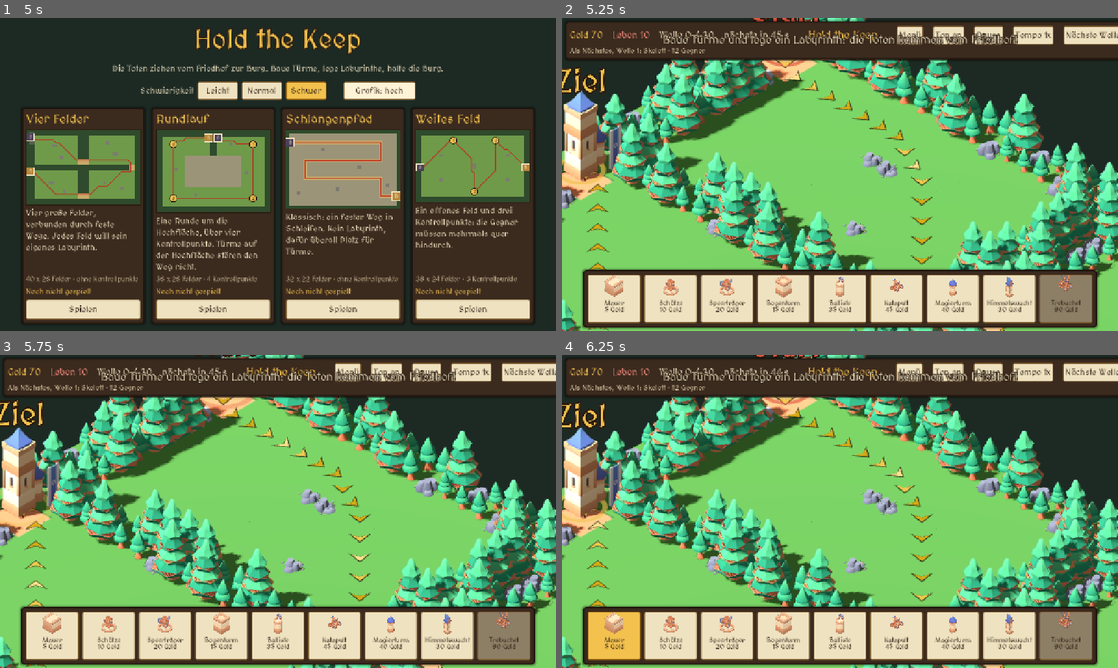
Above: before the commit, frames 1-4 (two rows, left to right).
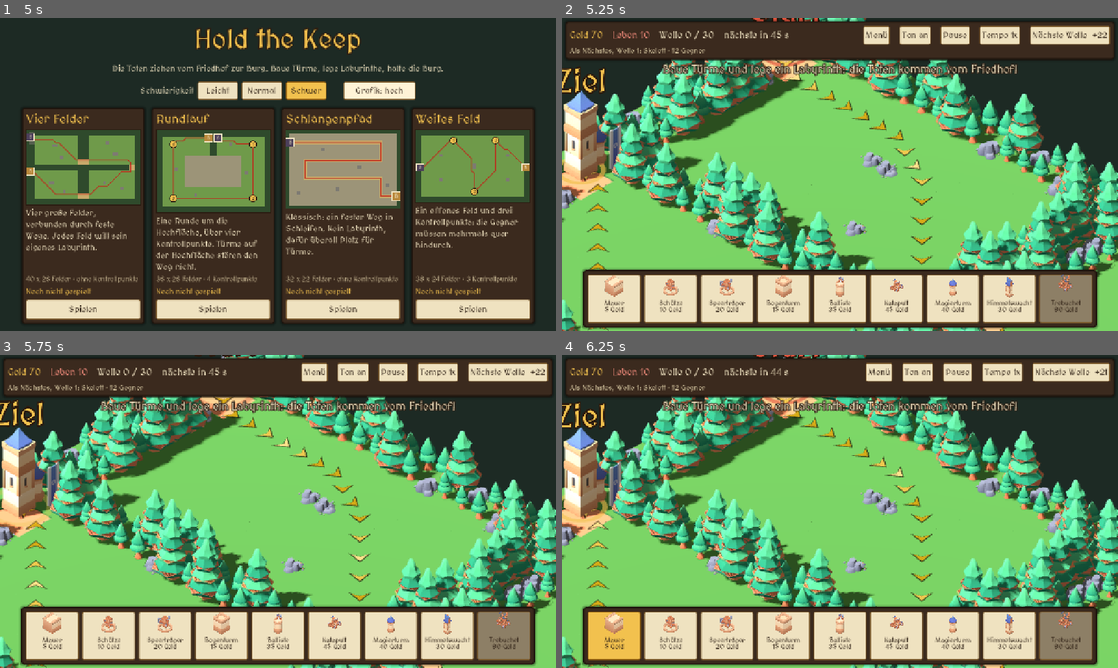
Above: after the commit, the same moments.

Repository: aikitori/hold-the-keep
Game: Godot game, scene res://scenes/menu.tscn
Same seed, same stepped clock (60 frames per second), same inputs: the game is played once before the commit and once after it.
Inputs (mouse positions are in pixels of both pictures, inside the frame that each line leads up to):
- Up to frame 1 (5 s): click "Normal" at 0.5 s; click "Normal" at 1.25 s; click "Leicht" at 2 s; click "Schwer" at 2.75 s; click "Grafik: hoch" at 3.5 s; click "Grafik: niedrig" at 4.25 s
- Up to frame 2 (5.25 s): click "Spielen" at 5 s
- Up to frame 3 (5.75 s): no input
- Up to frame 4 (6.25 s): click (612, 636) at 5.77 s

Frame 1 is identical in both runs. In frame 2, 3.6% of the frame differs, in the area x 18-100%, y 1-19%; in frame 3, 3.6%; in frame 4, 3.7%.

Commit message:
Spielleiste ohne Titel, Meldungen unter der Leiste, Screenshot der Oberfläche
Co-Authored-By: Claude Opus 5.5 <noreply@anthropic.com>

Diff:
--- a/scripts/dev/shot.gd
+++ b/scripts/dev/shot.gd
@@ -1,5 +1,5 @@
 extends Node
-## Screenshots (braucht ein Fenster oder Xvfb): godot res://scenes/dev/shot.tscn -- <Ordner> <karte|menu>
+## Screenshots (braucht ein Fenster oder Xvfb): godot res://scenes/dev/shot.tscn -- <Ordner> <karte|menu|hud>
 ## Baut Türme neben den Weg, spielt im Zeitraffer an und speichert Übersicht, Nahansicht und Turm-Karte.
 
 func _ready() -> void:
@@ -17,6 +17,9 @@
 		return
 	if what == "gegner":
 		await _enemies(folder)
+		return
+	if what == "hud":
+		await _hud(folder)
 		return
 	Main.map_id = StringName(what)
 	var main: Main = load("res://scenes/main.tscn").instantiate()
@@ -73,6 +76,26 @@
 	await _frames(2)
 	get_viewport().get_texture().get_image().save_png("%s/%s_turm.png" % [folder, what])
 	Engine.time_scale = 1.0
+	get_tree().quit()
+
+
+## Oberfläche in der Bauzeit: Wellenvorschau, gewählter Turm, danach das Pausenfenster.
+func _hud(folder: String) -> void:
+	Main.map_id = &"vier_felder"
+	var main: Main = load("res://scenes/main.tscn").instantiate()
+	add_child(main)
+	await _frames(2)
+	main.gold = 500
+	main.wave = 11
+	var tower := main.try_build(&"archer", Vector2i(8, 6))
+	main.select_tower(tower)
+	main.rig.position = tower.position
+	await _frames(4)
+	get_viewport().get_texture().get_image().save_png(folder + "/hud.png")
+	main.set_paused(true)
+	await _frames(2)
+	get_viewport().get_texture().get_image().save_png(folder + "/hud_pause.png")
+	get_tree().paused = false
 	get_tree().quit()
 
 
--- a/scripts/hud.gd
+++ b/scripts/hud.gd
@@ -32,7 +32,6 @@
 var _timer_label := Label.new()
 var _next_button := Button.new()
 var _sound_button := Button.new()
-var _title := Label.new()
 var _top_bar := PanelContainer.new()
 var _preview := Label.new()
 var _preview_wave := -1
@@ -100,7 +99,6 @@
 ## Bauleiste in zwei Reihen.
 func _layout() -> void:
 	var narrow: bool = UiScale.narrow
-	_title.visible = not narrow
 	_top_row2.visible = narrow
 	_top_row.add_theme_constant_override("separation", 14 if narrow else 22)
 	for button in _top_buttons:
@@ -175,13 +173,6 @@
 	var spacer := Control.new()
 	spacer.size_flags_horizontal = Control.SIZE_EXPAND_FILL
 	_top_row.add_child(spacer)
-	_title.text = "Hold the Keep"
-	_title.add_theme_font_size_override("font_size", 26)
-	_title.add_theme_color_override("font_color", GOLD)
-	_top_row.add_child(_title)
-	var spacer2 := Control.new()
-	spacer2.size_flags_horizontal = Control.SIZE_EXPAND_FILL
-	_top_row.add_child(spacer2)
 	var menu := Button.new()
 	menu.text = "Menü"
 	menu.pressed.connect(func() -> void: menu_pressed.emit())
@@ -447,11 +438,11 @@
 		_preview.text = "Als Nächstes, Welle %d: %s" % [_preview_wave, Defs.wave_preview(_preview_wave)]
 	for id: StringName in _build_buttons:
 		(_build_buttons[id] as Button).disabled = Defs.TOWERS[id]["cost"] > gold and selected_build != id
+	_toast.offset_top = _top_bar.get_rect().end.y + 8  # die Leiste wächst mit der Wellenvorschau
 	_bars.queue_redraw()
 
 
 func toast(text: String) -> void:
-	_toast.offset_top = _top_bar.get_rect().end.y + 8
 	_toast.text = text
 	_toast.modulate.a = 1.0
 	if _toast_tween != null:
Not shown, changed: CLAUDE.md
